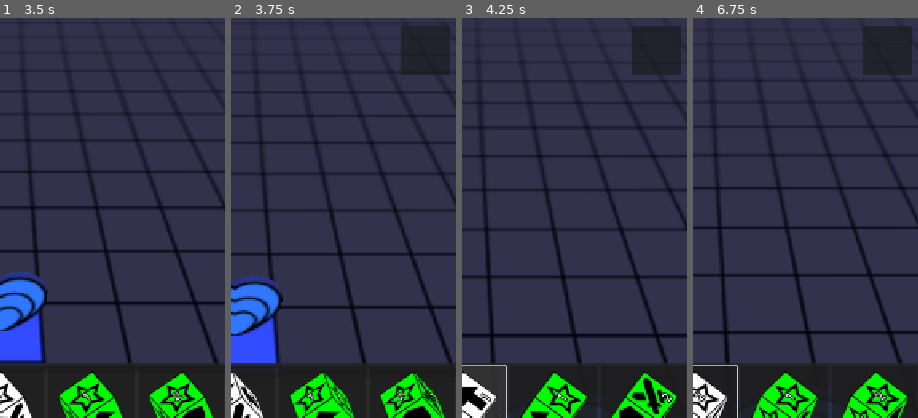
Above: before the commit, frames 1-4 (left to right).
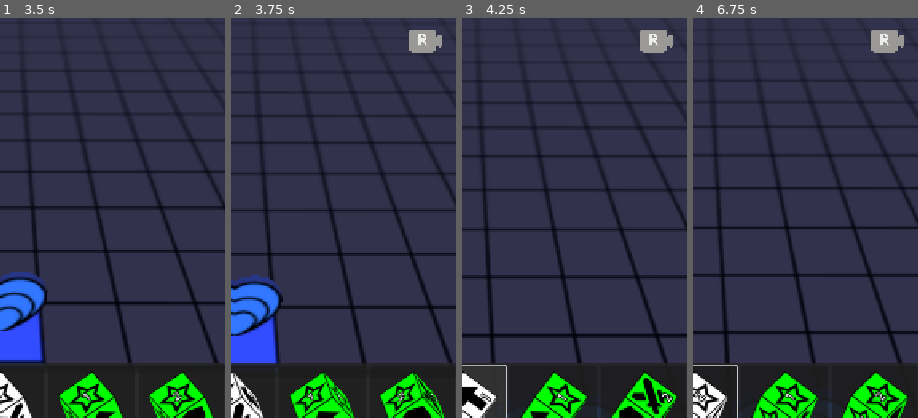
Above: after the commit, the same moments.

Repository: francocurotto/DDMre
Game: Godot game, scene res://scenes/duel.tscn
Same seed, same stepped clock (60 frames per second), same inputs: the game is played once before the commit and once after it.
Inputs (mouse positions are % of the whole screen's width and height, from its top left):
- Up to frame 1 (3.5 s): click (10, 66) at 0.52 s; click (10, 66) at 1.27 s; click (10, 66) at 2.02 s; move the mouse to (72, 45) at 2.77 s; click (72, 45) at 2.92 s
- Up to frame 2 (3.75 s): drag from (30, 55) to (45, 70) at 3.52 s
- Up to frame 3 (4.25 s): no input
- Up to frame 4 (6.75 s): move the mouse to (60, 28) at 4.27 s; click (60, 28) at 4.42 s; drag from (45, 70) to (20, 35) at 5.02 s; move the mouse to (80, 65) at 5.77 s; click (80, 65) at 5.92 s; drag from (20, 35) to (35, 25) at 6.52 s
The pictures show only the part of the screen within x 50-100%, y 18-68%; the shares and areas given below are measured in that part.

Frame 1 is identical in both runs. In frame 2, 2.1% of the frame differs, in the area x 75-98%, y 2-15%; in frame 3, 2.2%; in frame 4, 2.3%.

Commit message:
add camera reset button

Diff:
--- /dev/null
+++ b/source/assets/icons/CAMERA_RESET.svg
@@ -0,0 +1,71 @@
+<?xml version="1.0" encoding="UTF-8" standalone="no"?>
+<!-- Uploaded to: SVG Repo, www.svgrepo.com, Transformed by: SVG Repo Mixer Tools -->
+
+<svg
+   width="533.34131"
+   height="366.67465"
+   viewBox="0 0 16.000239 11.00024"
+   fill="none"
+   stroke="#9a9996"
+   stroke-width="0.00024"
+   version="1.1"
+   id="svg7"
+   sodipodi:docname="camera-svgrepo-com.svg"
+   inkscape:version="1.2.2 (b0a8486541, 2022-12-01)"
+   xmlns:inkscape="http://www.inkscape.org/namespaces/inkscape"
+   xmlns:sodipodi="http://sodipodi.sourceforge.net/DTD/sodipodi-0.dtd"
+   xmlns="http://www.w3.org/2000/svg"
+   xmlns:svg="http://www.w3.org/2000/svg">
+  <defs
+     id="defs11" />
+  <sodipodi:namedview
+     id="namedview9"
+     pagecolor="#ffffff"
+     bordercolor="#000000"
+     borderopacity="0.25"
+     inkscape:showpageshadow="2"
+     inkscape:pageopacity="0.0"
+     inkscape:pagecheckerboard="0"
+     inkscape:deskcolor="#d1d1d1"
+     showgrid="false"
+     inkscape:zoom="1.0775"
+     inkscape:cx="266.35731"
+     inkscape:cy="167.05336"
+     inkscape:window-width="1920"
+     inkscape:window-height="1008"
+     inkscape:window-x="1920"
+     inkscape:window-y="40"
+     inkscape:window-maximized="1"
+     inkscape:current-layer="svg7" />
+  <g
+     id="SVGRepo_bgCarrier"
+     stroke-width="0"
+     transform="translate(-3.99988,-6.99988)" />
+  <g
+     id="SVGRepo_tracerCarrier"
+     stroke-linecap="round"
+     stroke-linejoin="round"
+     transform="translate(-3.99988,-6.99988)" />
+  <g
+     id="SVGRepo_iconCarrier"
+     clip-path="none"
+     transform="translate(-3.99988,-6.99988)">
+    <path
+       fill-rule="evenodd"
+       clip-rule="evenodd"
+       d="m 5.5,7 h 10 C 16.3284,7 17,7.67157 17,8.5 v 2 L 19.2764,9.3618 C 19.6088,9.19558 20,9.43733 20,9.80902 v 5.46948 c 0,0.3491 -0.3487,0.5907 -0.6756,0.4682 L 17,14.875 V 16.5 C 17,17.3284 16.3284,18 15.5,18 H 5.5 C 4.67157,18 4,17.3284 4,16.5 v -8 C 4,7.67157 4.67157,7 5.5,7 Z"
+       fill="#9a9996"
+       id="path4" />
+  </g>
+  <text
+     xml:space="preserve"
+     style="font-style:normal;font-variant:normal;font-weight:bold;font-stretch:normal;font-size:8px;font-family:sans-serif;-inkscape-font-specification:'sans-serif, Bold';font-variant-ligatures:normal;font-variant-caps:normal;font-variant-numeric:normal;font-variant-east-asian:normal;fill:#ececec;stroke-width:7.2e-06"
+     x="4.0605745"
+     y="7.7831926"
+     id="text171"><tspan
+       sodipodi:role="line"
+       id="tspan169"
+       style="font-style:normal;font-variant:normal;font-weight:bold;font-stretch:normal;font-size:8px;font-family:sans-serif;-inkscape-font-specification:'sans-serif, Bold';font-variant-ligatures:normal;font-variant-caps:normal;font-variant-numeric:normal;font-variant-east-asian:normal;fill:#ececec;stroke-width:7.2e-06"
+       x="4.0605745"
+       y="7.7831926">R</tspan></text>
+</svg>
--- a/source/scenes/player_gui/dungeon_gui/dungeon_gui.tscn
+++ b/source/scenes/player_gui/dungeon_gui/dungeon_gui.tscn
@@ -1,7 +1,8 @@
-[gd_scene load_steps=3 format=3 uid="uid://dh8dx5olkti0o"]
+[gd_scene load_steps=4 format=3 uid="uid://dh8dx5olkti0o"]
 
 [ext_resource type="Script" uid="uid://sak83cm7tdar" path="res://scenes/player_gui/dungeon_gui/dungeon_gui.gd" id="1_1st0o"]
 [ext_resource type="PackedScene" uid="uid://c6mitq2hlr2wj" path="res://scenes/player_gui/touch_controls/touch_controls.tscn" id="2_dk4qo"]
+[ext_resource type="Texture2D" uid="uid://blc6rks53n7u2" path="res://assets/icons/CAMERA_RESET.png" id="3_gjjas"]
 
 [node name="DungeonGUI" type="Control"]
 layout_mode = 3
@@ -15,8 +16,11 @@
 [node name="CameraReset" type="Button" parent="."]
 visible = false
 layout_mode = 0
-offset_left = 630.0
-offset_right = 710.0
-offset_bottom = 80.0
+offset_left = 640.0
+offset_right = 700.0
+offset_bottom = 50.0
+icon = ExtResource("3_gjjas")
+flat = true
+expand_icon = true
 
 [connection signal="pressed" from="CameraReset" to="." method="_on_camera_reset_pressed"]
Binary file added: source/assets/icons/CAMERA_RESET.png
Not shown, added: source/assets/icons/CAMERA_RESET.png.import
Not shown, added: source/assets/icons/CAMERA_RESET.svg.import
Not shown, changed: TODO.md
